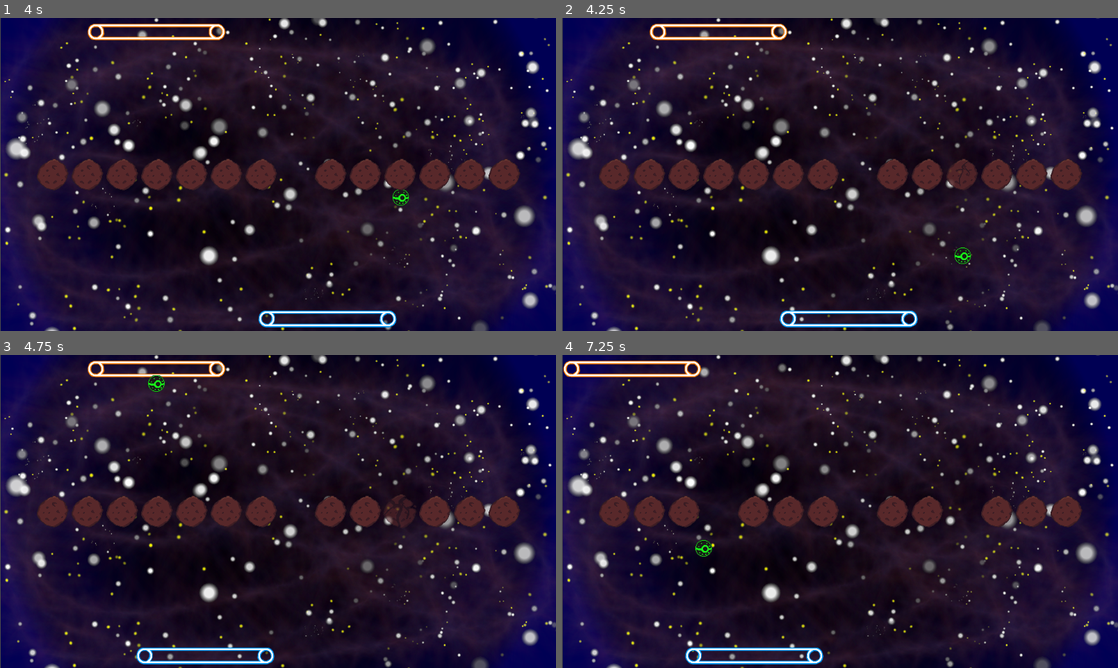
Above: before the commit, frames 1-4 (two rows, left to right).
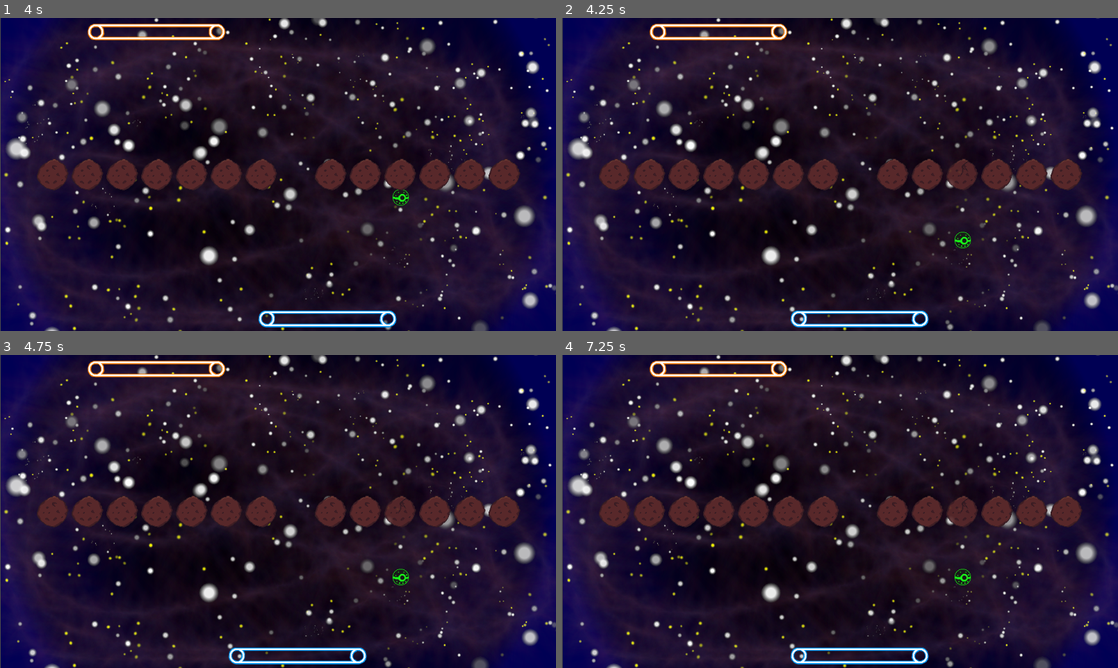
Above: after the commit, the same moments.

Repository: lswgamer/VOSES-Multiplayer
Game: Godot game, scene res://Scenes/Level.tscn
Two runs of this game, one before a commit and one after it. Both use one fixed random seed, a clock stepped at 60 frames per second and the inputs below. This scene is started directly instead of the project's main scene. Sound files missing from this copy of the repository are replaced by a short silence.
Inputs:
- Up to frame 1 (4 s): hold Right (lower_right) 0.53-1.28 s; hold Left (lower_left) 1.28-2.03 s; hold Right (lower_right) 2.03-2.78 s; hold A (upper_left) 2.78-3.53 s; hold Left (lower_left) from 3.53 s (still down)
- Up to frame 2 (4.25 s): keep holding Left (lower_left); tap P (pause, bound only after the commit) at 4.15 s
- Up to frame 3 (4.75 s): keep holding Left (lower_left)
- Up to frame 4 (7.25 s): release Left (lower_left) at 5.78 s; hold Right (lower_right) 5.78-6.53 s; hold A (upper_left) from 6.53 s (still down)

Frame 1 is identical in both runs. In frame 2, 0.5% of the frame differs, in the area x 39-74%, y 48-99%; in frame 3, 1.4%; in frame 4, 3.2%, in the area x 0-75%, y 1-99%.

Commit message:
Multiple Bug fixes
Also allow pausing of the game

Diff:
--- a/Breakout/Scenes/Block.tscn
+++ b/Breakout/Scenes/Block.tscn
@@ -577,6 +577,16 @@
 animations = [ {
 "frames": [ ExtResource( 8 ) ],
 "loop": true,
+"name": "block-0-1-hit",
+"speed": 5.0
+}, {
+"frames": [ ExtResource( 8 ) ],
+"loop": true,
+"name": "block-0-2-hit",
+"speed": 5.0
+}, {
+"frames": [ ExtResource( 8 ) ],
+"loop": true,
 "name": "block-0-die",
 "speed": 5.0
 }, {
@@ -674,7 +684,7 @@
 
 [node name="Block" type="AnimatedSprite" groups=["blocks"]]
 frames = SubResource( 121 )
-animation = "block-0-die"
+animation = "block-0-2-hit"
 script = ExtResource( 2 )
 
 [node name="Up" type="Area2D" parent="."]
--- a/Breakout/Scenes/Level.tscn
+++ b/Breakout/Scenes/Level.tscn
@@ -9,6 +9,7 @@
 [ext_resource path="res://Assets/Sprites/Tema2/background02.png" type="Texture" id=7]
 [ext_resource path="res://Assets/Sprites/Tema1/background-1-1.png" type="Texture" id=8]
 [ext_resource path="res://Assets/Sprites/Tema4/background04.png" type="Texture" id=9]
+[ext_resource path="res://Scenes/Pause.gd" type="Script" id=10]
 
 [sub_resource type="SpriteFrames" id=3]
 animations = [ {
@@ -48,6 +49,10 @@
 
 [sub_resource type="RectangleShape2D" id=5]
 extents = Vector2( 57, 95.8333 )
+
+[sub_resource type="SegmentShape2D" id=6]
+a = Vector2( -31, 1 )
+b = Vector2( -28, 583 )
 
 [node name="Level" type="Node2D"]
 position = Vector2( 1, 0 )
@@ -98,4 +103,20 @@
 
 [node name="SFX" type="AudioStreamPlayer" parent="."]
 
+[node name="Safeguard" type="Area2D" parent="."]
+
+[node name="CollisionShape2D" type="CollisionShape2D" parent="Safeguard"]
+shape = SubResource( 6 )
+
+[node name="CollisionShape2D2" type="CollisionShape2D" parent="Safeguard"]
+position = Vector2( 1087, 1 )
+shape = SubResource( 6 )
+
+[node name="Panel" type="Control" parent="."]
+pause_mode = 2
+visible = false
+size_flags_horizontal = 3
+size_flags_vertical = 3
+script = ExtResource( 10 )
+
 [connection signal="ballDead" from="Ball" to="." method="respawn"]
--- /dev/null
+++ b/Breakout/Scenes/Pause.gd
@@ -0,0 +1,11 @@
+extends Control
+
+var paused = false
+
+func _process(_delta):
+	if Input.is_action_just_pressed("pause"):
+		paused = !paused
+		if paused  == true:
+			get_tree().paused = true
+		else:
+			get_tree().paused = false
--- a/Breakout/Scripts/Ball.gd
+++ b/Breakout/Scripts/Ball.gd
@@ -30,6 +30,8 @@
 			velocity.x += 100
 	if (area.name == "Left_Wall") or (area.name == "Right_Wall"):
 		velocity.x = -velocity.x
+	if (area.name == "Safeguard"):
+		velocity.x = -velocity.x
 
 
 func _on_VisibilityNotifier2D_screen_exited():
--- a/Breakout/Scripts/Block.gd
+++ b/Breakout/Scripts/Block.gd
@@ -21,6 +21,8 @@
 	#Runs when animation ends
 	#If block is dead (and animation not playing anymore)
 	if blockDead:
+		if Global.debug:
+			yield(get_tree().create_timer(0.2), "timeout")
 		self.queue_free()
 	else:
 		anim.stop()
--- a/Breakout/Scripts/Global.gd
+++ b/Breakout/Scripts/Global.gd
@@ -6,3 +6,4 @@
 var starting_lives : int = 2
 var play_sfx : bool = false
 var has_sfx : bool = true
+var debug : bool = false
--- a/Breakout/Scripts/Level.gd
+++ b/Breakout/Scripts/Level.gd
@@ -77,9 +77,11 @@
 	chosen = randi()%5 + 1
 	if randi()%100 < 2: #1% chance of sprite-0
 		chosen = 0
+		Global.debug = true
 		lowerBar.anim.play("bar-" + str(chosen))
 		upperBar.anim.play("bar-" + str(chosen))
 	else:
+		Global.debug = false
 		lowerBar.anim.play("bar-" + str(chosen) + "-1")
 		upperBar.anim.play("bar-" + str(chosen) + "-2")
 		upperBar.anim.set_flip_h(true)
@@ -122,7 +124,7 @@
 func gameover(): #cria uma popup com nível alcançado e um botão que te manda pro menu
 	ball.queue_free()
 	var dialog = AcceptDialog.new()
-	dialog.dialog_text = "Game Over!\n You've reached level %s" % (nivel)
+	dialog.dialog_text = "Game Over!\n You've reached level %s" % (nivel+1)
 	add_child(dialog)
 	dialog.popup_centered()
 	dialog.connect("confirmed", self, "menu_return")
--- a/Breakout/project.godot
+++ b/Breakout/project.godot
@@ -55,6 +55,11 @@
 "events": [ Object(InputEventKey,"resource_local_to_scene":false,"resource_name":"","device":0,"alt":false,"shift":false,"control":false,"meta":false,"command":false,"pressed":false,"scancode":77,"physical_scancode":0,"unicode":0,"echo":false,"script":null)
  ]
 }
+pause={
+"deadzone": 0.5,
+"events": [ Object(InputEventKey,"resource_local_to_scene":false,"resource_name":"","device":0,"alt":false,"shift":false,"control":false,"meta":false,"command":false,"pressed":false,"scancode":80,"physical_scancode":0,"unicode":0,"echo":false,"script":null)
+ ]
+}
 
 [physics]
 
Not shown: 1 places in Breakout/Scenes/Level.tscn that only renumber resources
